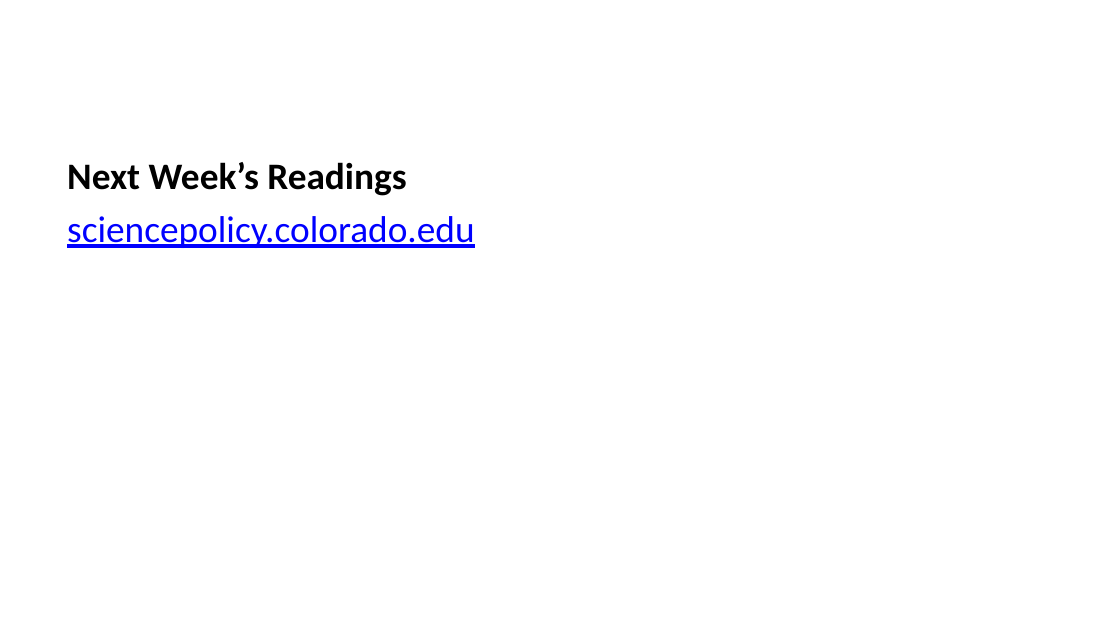
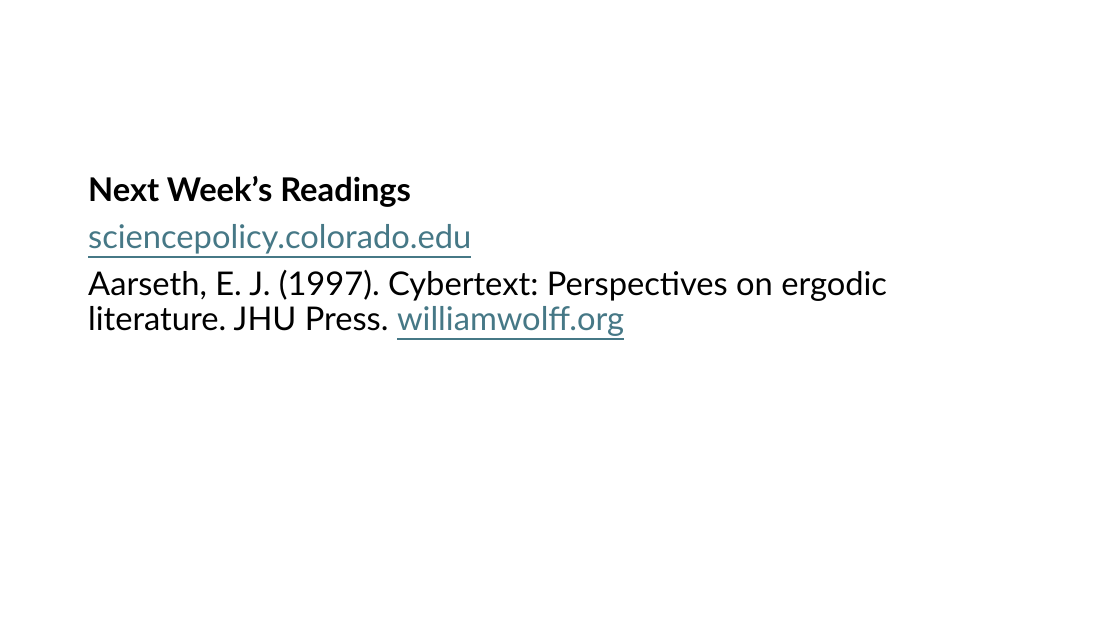
Before and after one commit to liammagee/night-owl, a slide deck: slide 32 of lectures/590-lecture-2.pptx. Drawn at 1120x630 pixels with LibreOffice and Linux fonts; fonts in the diff are those of the drawing. Boxes give left, top, right and bottom in pixels: in the first picture for what was removed or moved away, otherwise in the second. Text is boxed around its words. In the diff, an @@ line names an element or a change of style, - is before the commit and + after.

```diff
--- a/lectures/590-lecture-2.pptx
+++ b/lectures/590-lecture-2.pptx
@@ text "Next Week’s Readings": place and size @@
-text "Next Week’s Readings" at [67,162,474,248]
+text "Next Week’s Readings" at [88,176,887,336]
@@ text at [88,176,471,254]: size 24 to 21 pt, font Calibri to Lato in "Next Week’s Readings", "sciencepolicy.colorado.edu"; text colour #0000FF to #467886 in "sciencepolicy.colorado.edu"; line spacing 1 to 0.9; more space between paragraphs @@
@@ text at [88,270,887,336]: paragraph added @@
+Aarseth, E. J. (1997). Cybertext: Perspectives on ergodic literature. JHU Press. williamwolff.org
```
Also in this commit, not shown: 31 other slides changed, 34 other files.
